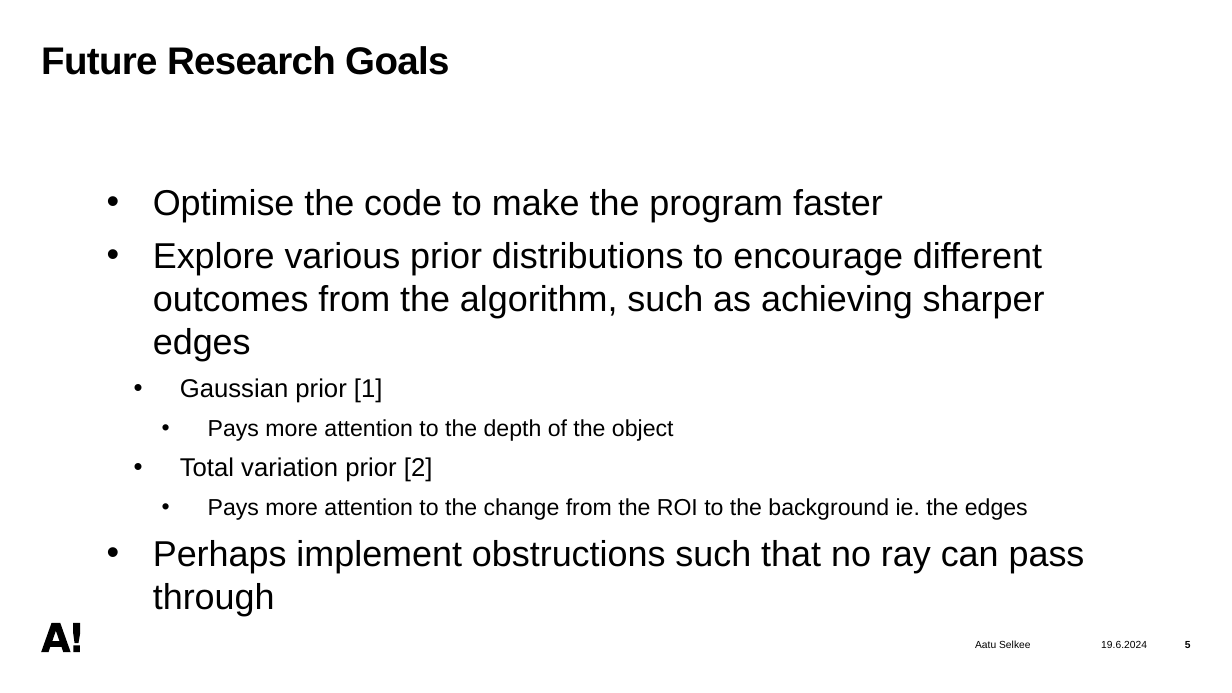
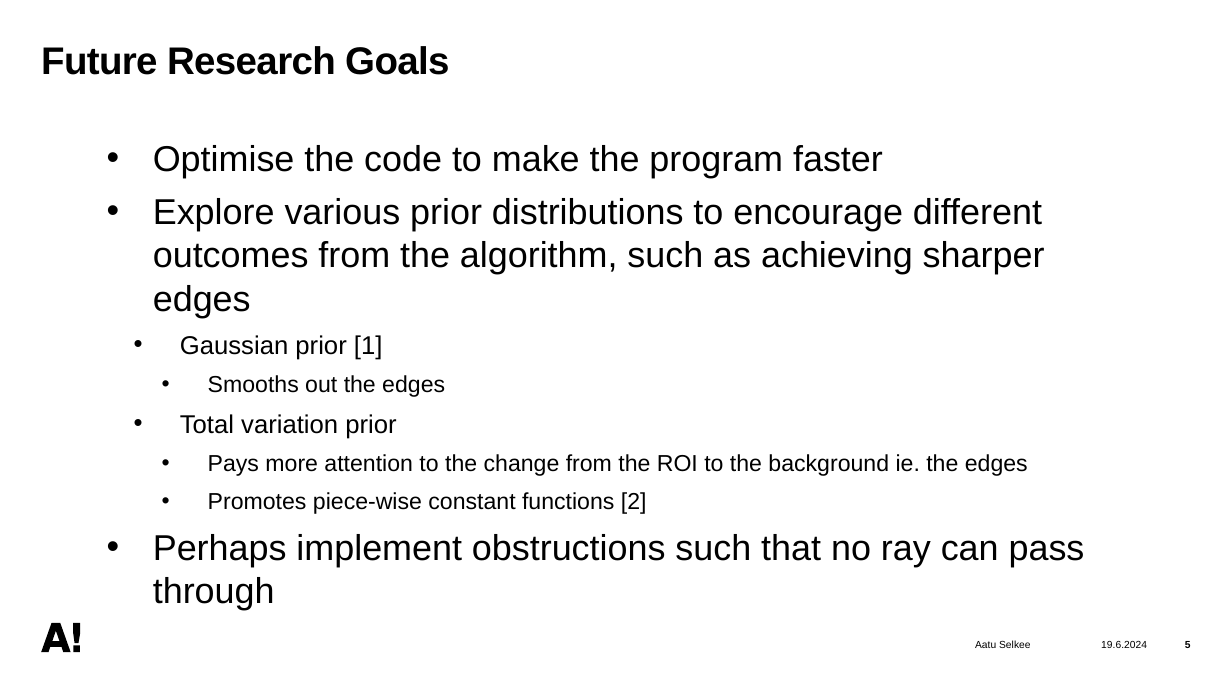
Before and after one commit to naapeli/Kandidaatin-tutkielma, a slide deck: slide 5 of Aihe-esittely.pptx. Drawn at 1232x693 pixels with LibreOffice and Linux fonts; fonts in the diff are those of the drawing. Boxes give left, top, right and bottom in pixels: in the first picture for what was removed or moved away, otherwise in the second. Text is boxed around its words. In the diff, an @@ line names an element or a change of style, - is before the commit and + after.

```diff
--- a/Aihe-esittely.pptx
+++ b/Aihe-esittely.pptx
@@ text "Optimise the code to make ...": place and size @@
-text "Optimise the code to make ..." at (153,189,1085,616)
+text "Optimise the code to make ..." at (153,145,1085,567)
@@ text at (180,375,445,439): text changed; size 18 to 20 pt @@
-    • Pays more attention to the depth of the object
-  • Total variation prior [2]
+    • Smooths out the edges
+  • Total variation prior
@@ text at (208,492,647,514): paragraph added @@
+    • Promotes piece-wise constant functions [2]
```
Also in this commit, not shown: 1 other slide changed, 7 other files.
